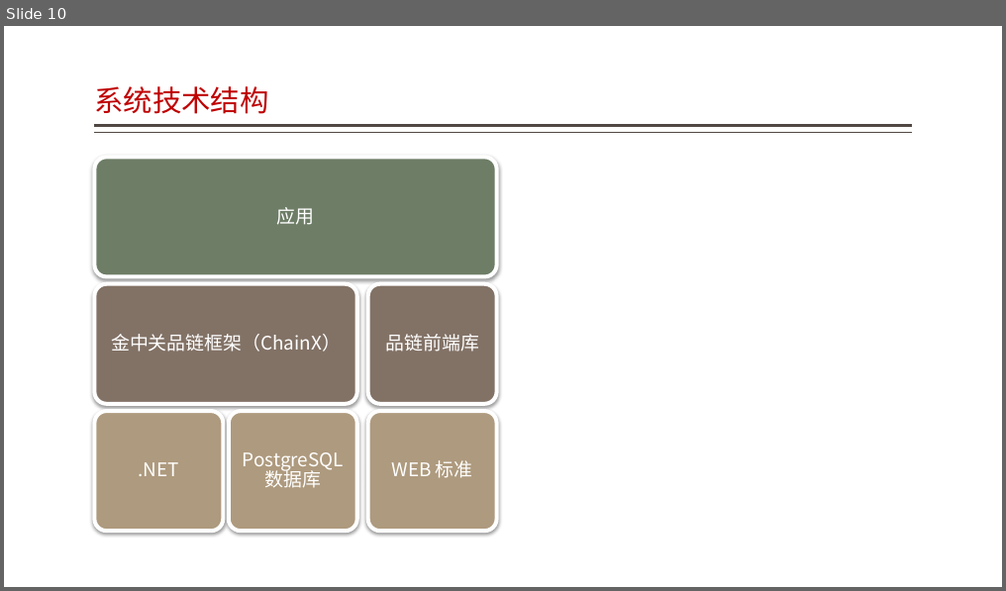
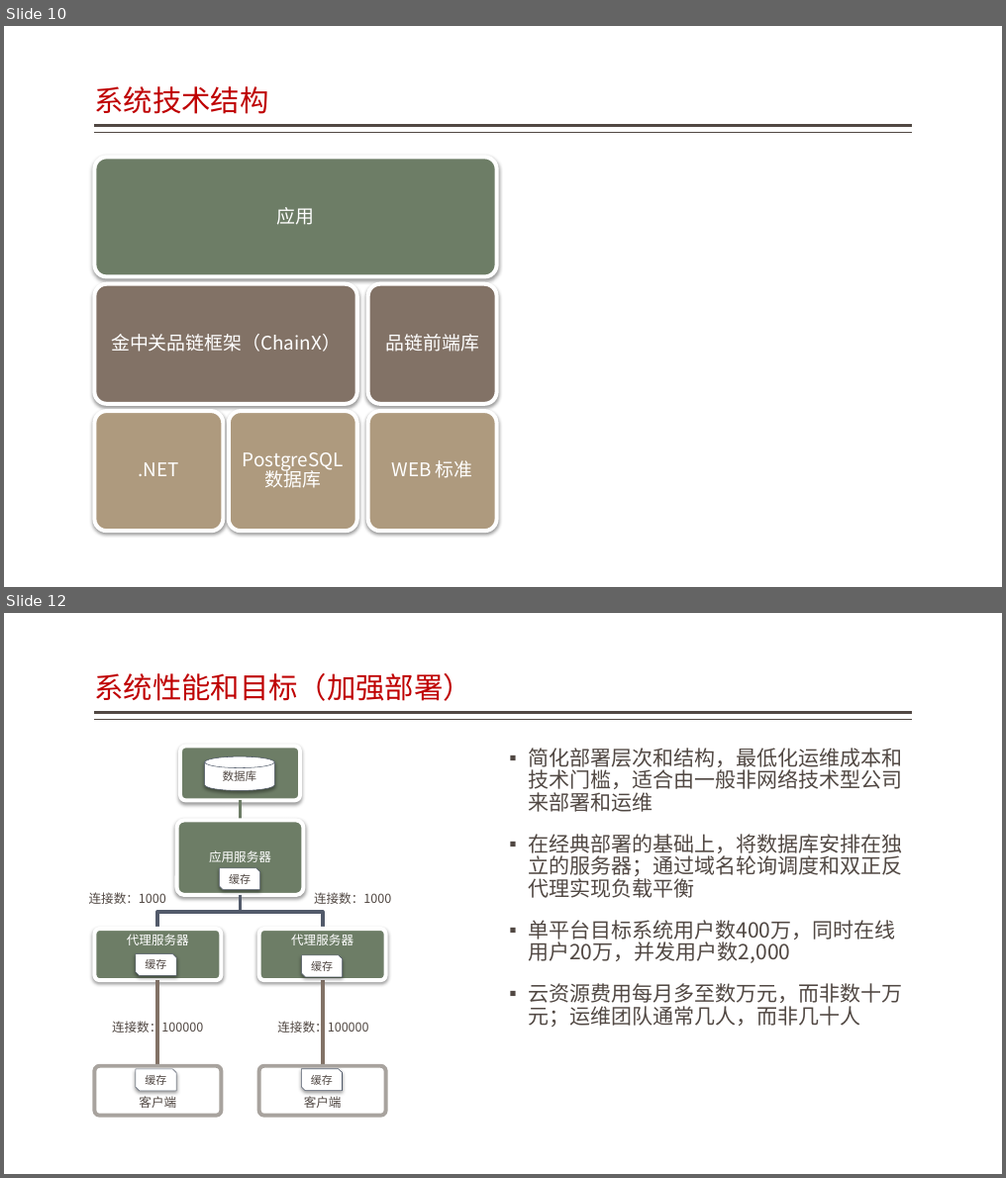
Before and after one commit to jzgi/chainsmart, a slide deck: Docs/品链应用参考设计.pptx. Shown one above the other, each under a label of ours: slide 10 before the commit, slides 10 and 12 after it; the slides between them are not shown. The pictures are 1006x591 and 1006x1178 pixels, drawn with LibreOffice and Linux fonts; fonts in the diff are those of the drawing. Boxes give left, top, right and bottom in pixels: in the first picture for what was removed or moved away, otherwise in the second. Text is boxed around its words. In the diff, an @@ line names an element or a change of style, - is before the commit and + after.

```diff
--- a/Docs/品链应用参考设计.pptx
+++ b/Docs/品链应用参考设计.pptx
@@ slide 12 added at (x1=4, y1=613, x2=1002, y2=1174), background #FFFFFF; not listed: 2 template elements that a slide beside it also shows @@
@@ title added at (x1=94, y1=673, x2=472, y2=701), 28 pt, text #BF0102 @@
+系统性能和目标（加强部署）
@@ cylinder added at (x1=205, y1=757, x2=274, y2=790), fill #FFFFFF, outline #505868 0.5 pt, 11 pt, text #514843 @@
+数据库
@@ text added at (x1=528, y1=748, x2=903, y2=1027), 20 pt, text #514843 @@
+▪ 简化部署层次和结构，最低化运维成本和技术门槛，适合由一般非网络技术型公司来部署和运维
+▪ 在经典部署的基础上，将数据库安排在独立的服务器；通过域名轮询调度和双正反代理实现负载平衡
+▪ 单平台目标系统用户数400万，同时在线用户20万，并发用户数2,000
+▪ 云资源费用每月多至数万元，而非数十万元；运维团队通常几人，而非几十人
@@ snip diag rect added at (x1=220, y1=868, x2=260, y2=890), fill #FFFFFF, outline #505868 0.5 pt, 10.5 pt, text #514843 @@
+缓存
@@ text added at (x1=89, y1=892, x2=166, y2=904), 12 pt, text #514843 @@
+连接数：1000
@@ text added at (x1=314, y1=892, x2=391, y2=904), 12 pt, text #514843 @@
+连接数：1000
@@ snip diag rect added at (x1=136, y1=955, x2=176, y2=976), fill #FFFFFF, outline #505868 0.5 pt, 10.5 pt, text #514843 @@
+缓存
@@ snip diag rect added at (x1=302, y1=956, x2=343, y2=977), fill #FFFFFF, outline #505868 0.5 pt, 10.5 pt, text #514843 @@
+缓存
@@ text added at (x1=112, y1=1019, x2=203, y2=1036), 12 pt, text #514843 @@
+连接数：100000
@@ text added at (x1=277, y1=1019, x2=368, y2=1036), 12 pt, text #514843 @@
+连接数：100000
@@ snip diag rect added at (x1=136, y1=1069, x2=176, y2=1091), fill #FFFFFF, outline #505868 0.5 pt, 10.5 pt, text #514843 @@
+缓存
@@ snip diag rect added at (x1=301, y1=1069, x2=342, y2=1090), fill #FFFFFF, outline #505868 0.5 pt, 10.5 pt, text #514843 @@
+缓存
@@ group added at (x1=94, y1=747, x2=386, y2=1115): 6 rounded rectangles, 5 freeform shapes, 5 texts @@
+应用服务器
+代理服务器
+客户端
+代理服务器
+客户端
```
Also in this commit, not shown: 1 other slide added, 1 slide removed, 11 other files.
